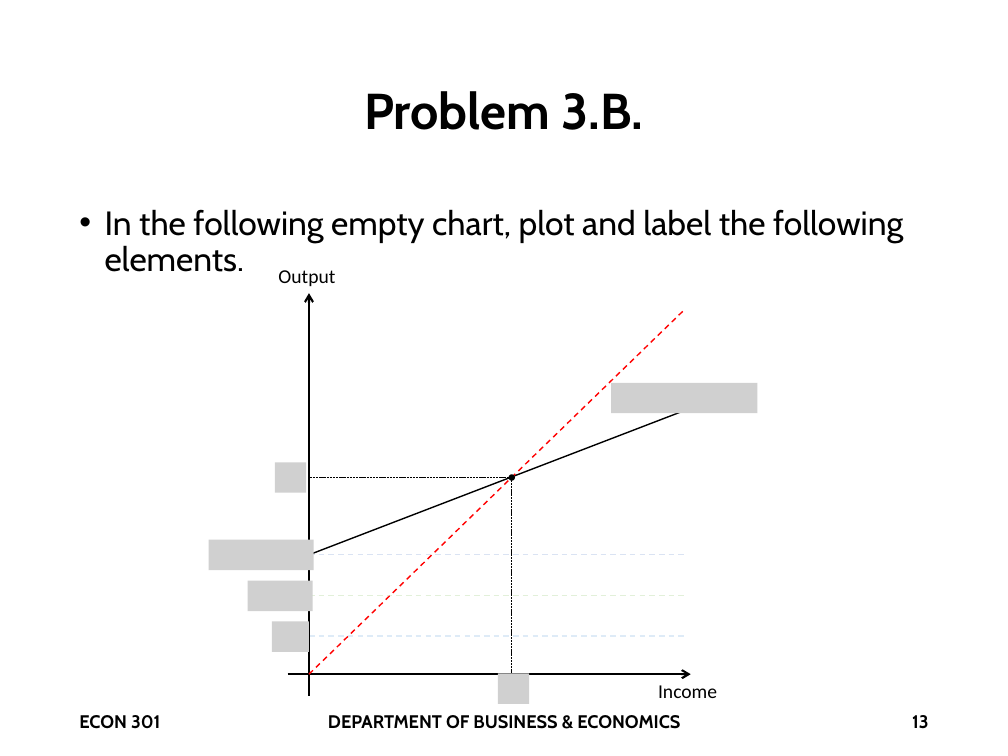
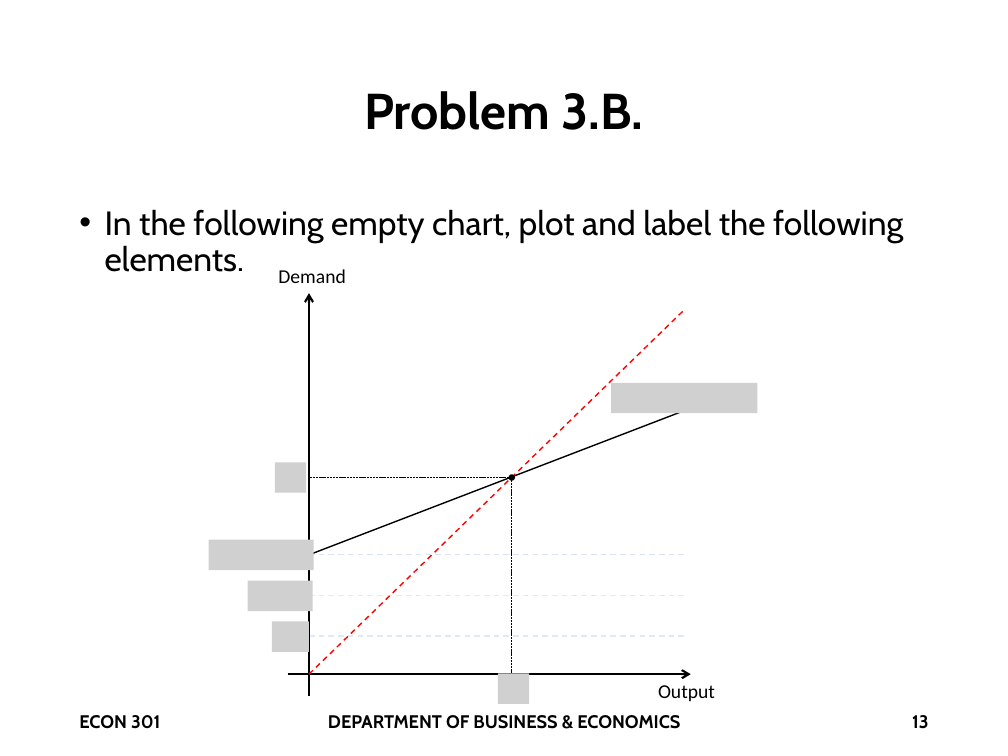
Before and after one commit to brianhwpark/brianhwpark.github.io, a slide deck: slide 13 of files/teaching-resources/monmouthcollege-econ-301/econ-301-quiz/ECON301-S2025-Q01-RECAP.pptx. Drawn at 1008x756 pixels with LibreOffice and Linux fonts; fonts in the diff are those of the drawing; grey boxes stand for pictures; background and template pictures are left out. Boxes give left, top, right and bottom in pixels: in the first picture for what was removed or moved away, otherwise in the second. Text is boxed around its words. In the diff, an @@ line names an element or a change of style, - is before the commit and + after.

```diff
--- a/files/teaching-resources/monmouthcollege-econ-301/econ-301-quiz/ECON301-S2025-Q01-RECAP.pptx
+++ b/files/teaching-resources/monmouthcollege-econ-301/econ-301-quiz/ECON301-S2025-Q01-RECAP.pptx
@@ text at bbox=[278, 269, 346, 283]: text changed @@
-Output
+Demand
@@ text at bbox=[658, 685, 715, 701]: text changed @@
-Income
+Output
```
Also in this commit, not shown: 7 other files.
